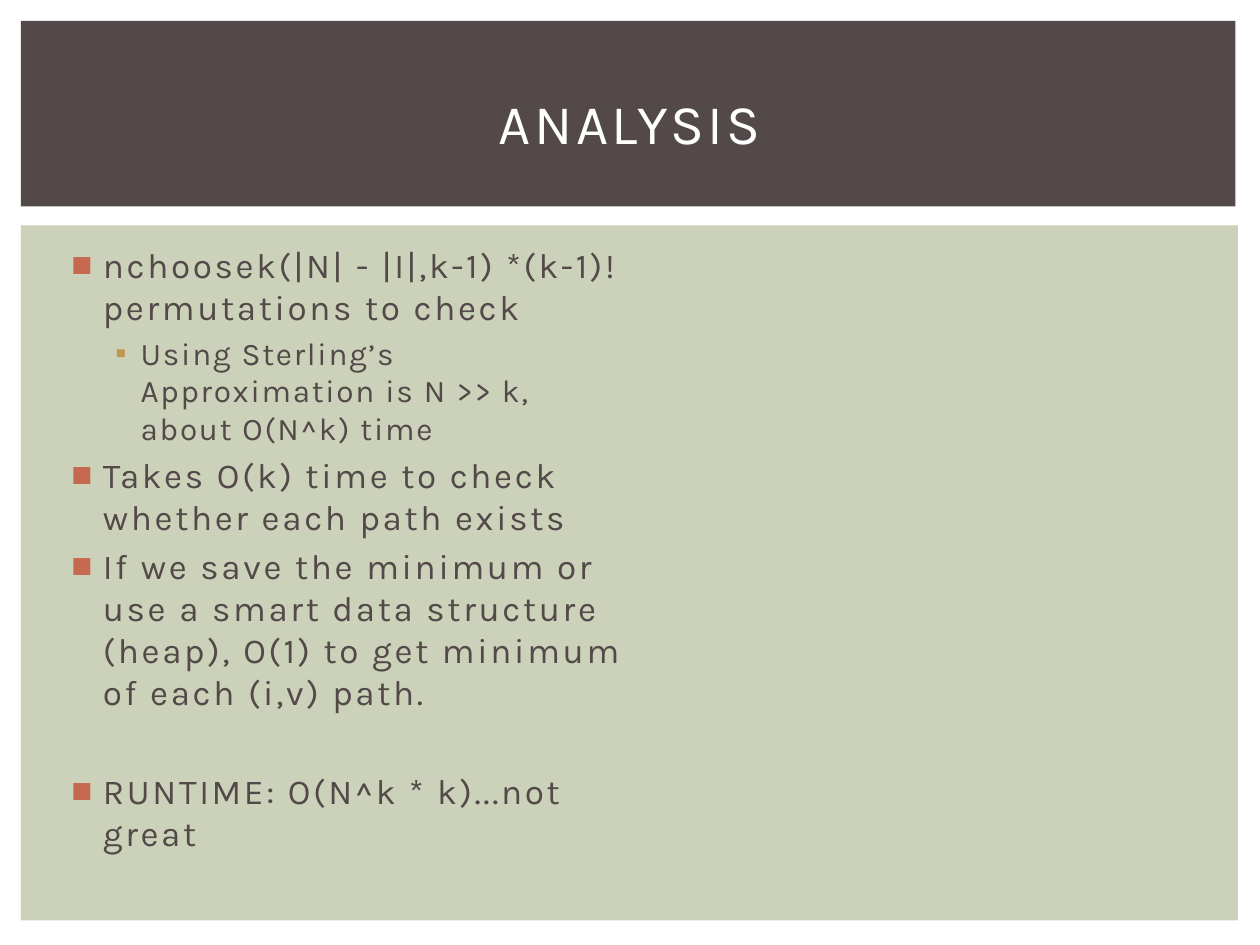
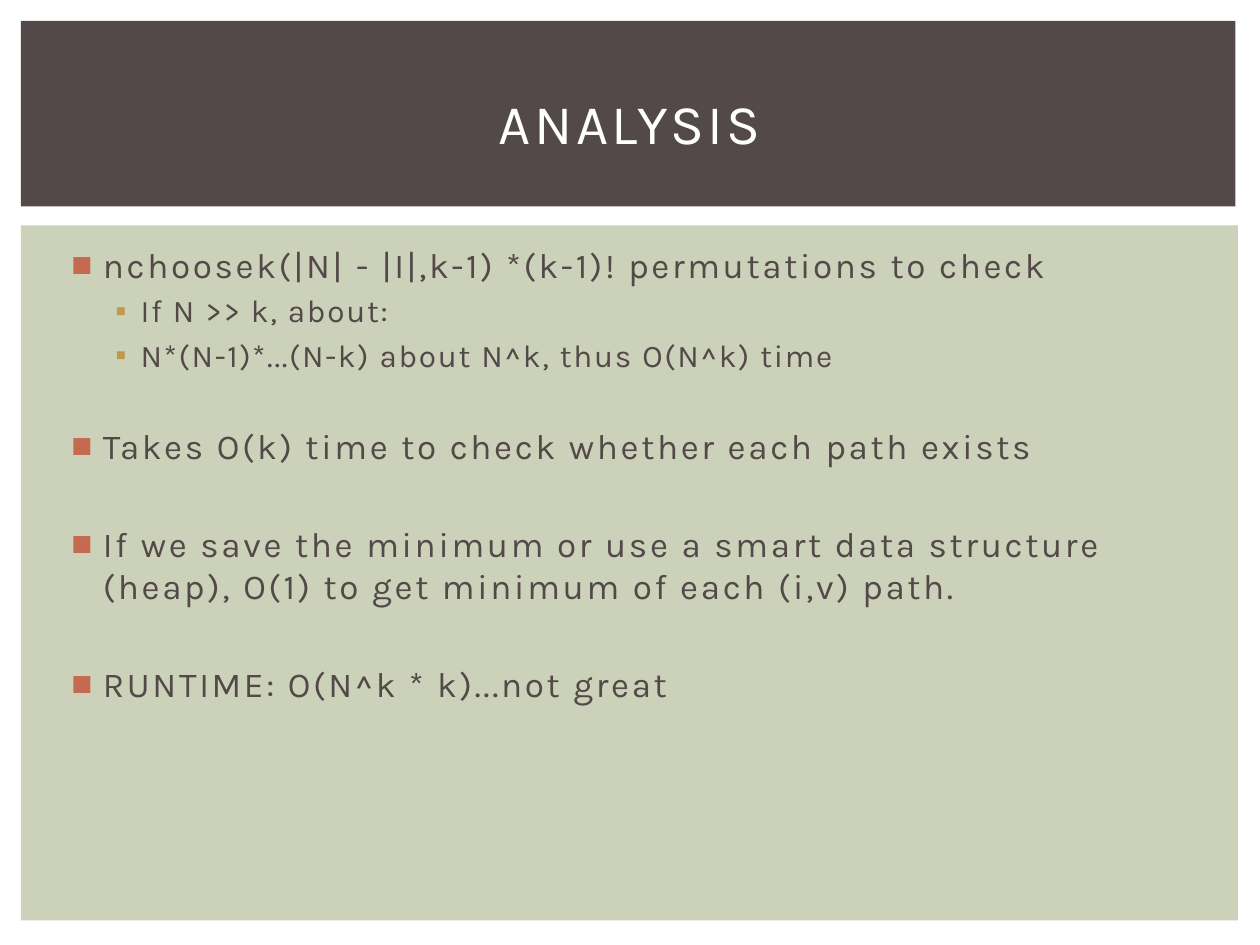
Before and after one commit to dadler6/Networks_Final, a slide deck: slide 10 of PPI_Networks_Presentation.pptx (slide 9 before the commit). Drawn at 1260x945 pixels with LibreOffice and Linux fonts; fonts in the diff are those of the drawing. Boxes give left, top, right and bottom in pixels: in the first picture for what was removed or moved away, otherwise in the second. Text is boxed around its words. In the diff, an @@ line names an element or a change of style, - is before the commit and + after.

```diff
--- a/PPI_Networks_Presentation.pptx
+++ b/PPI_Networks_Presentation.pptx
@@ text at (x1=141, y1=300, x2=832, y2=371): text changed @@
-  ▪ Using Sterling’s Approximation is N >> k, about O(N^k) time
+  ▪ If N >> k, about:
+  ▪ N*(N-1)*...(N-k) about N^k, thus O(N^k) time
```
Also in this commit, not shown: 4 other slides changed, 2 slides added, 1 slide removed, 12 other files.
